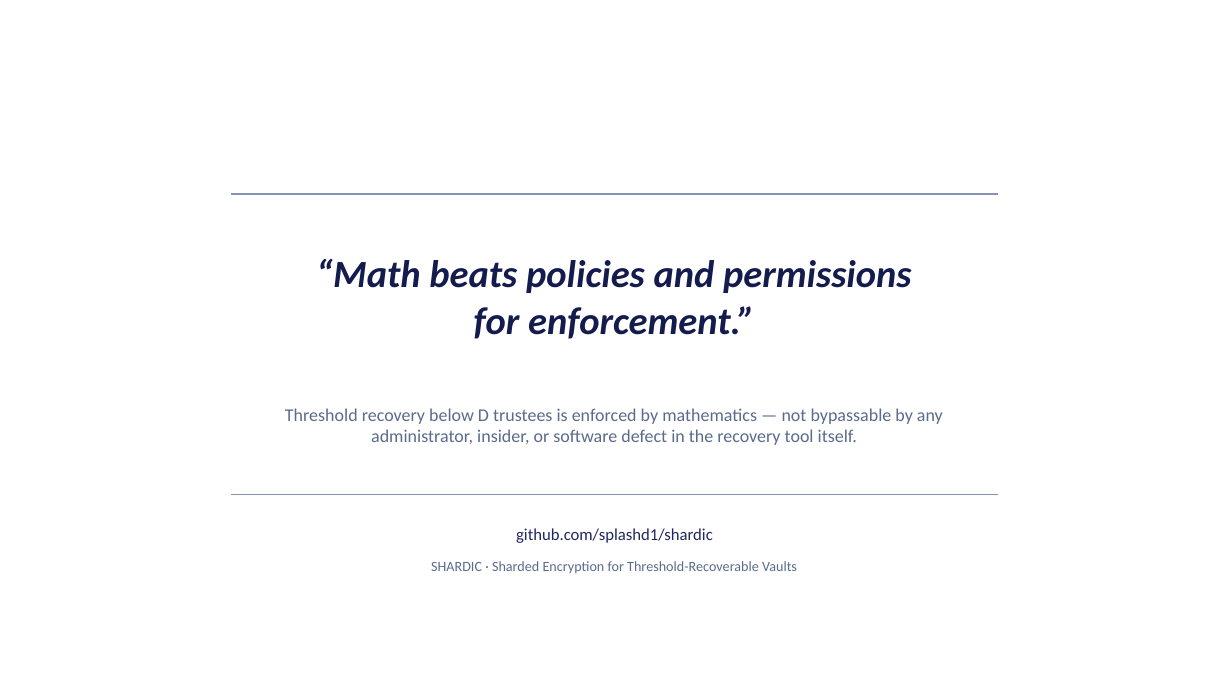
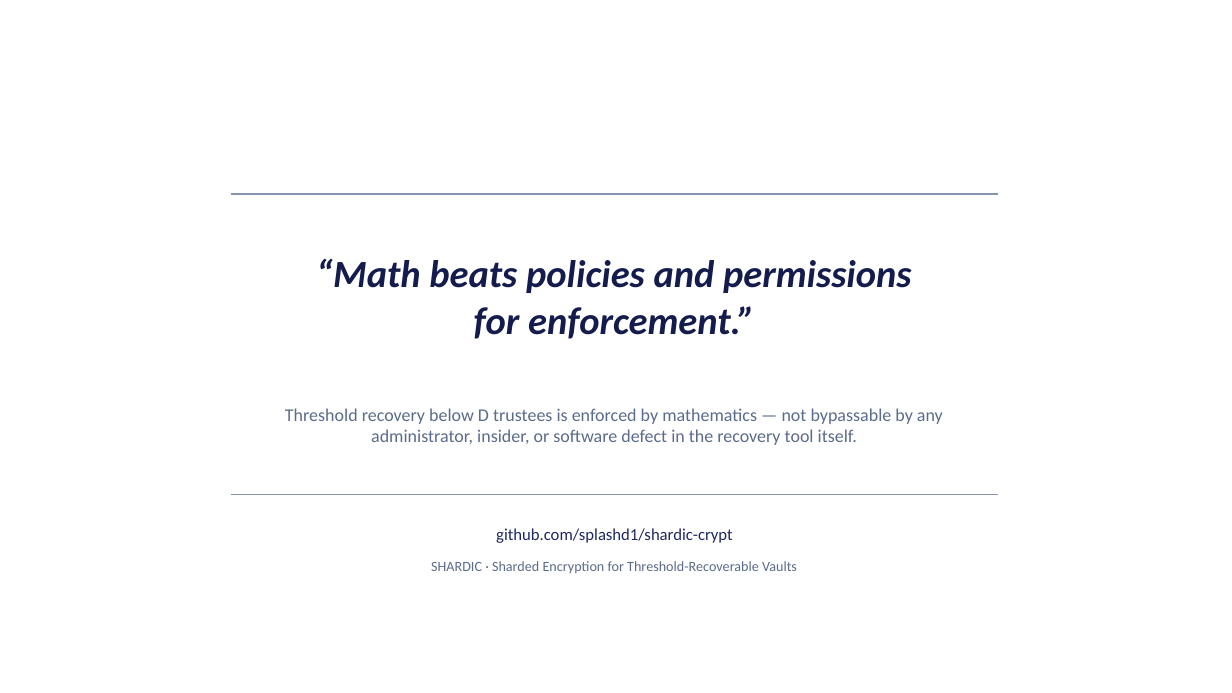
Before and after one commit to splashd1/shardic-crypt, a slide deck: slide 36 of docs/shardic_deck_v3_2.pptx. Drawn at 1232x693 pixels with LibreOffice and Linux fonts; fonts in the diff are those of the drawing. Boxes give left, top, right and bottom in pixels: in the first picture for what was removed or moved away, otherwise in the second. Text is boxed around its words. In the diff, an @@ line names an element or a change of style, - is before the commit and + after.

```diff
--- a/docs/shardic_deck_v3_2.pptx
+++ b/docs/shardic_deck_v3_2.pptx
@@ text at [496,528,732,543]: text changed @@
-github.com/splashd1/shardic
+github.com/splashd1/shardic-crypt
```
Also in this commit, not shown: 1 other slide changed, 16 other files.
